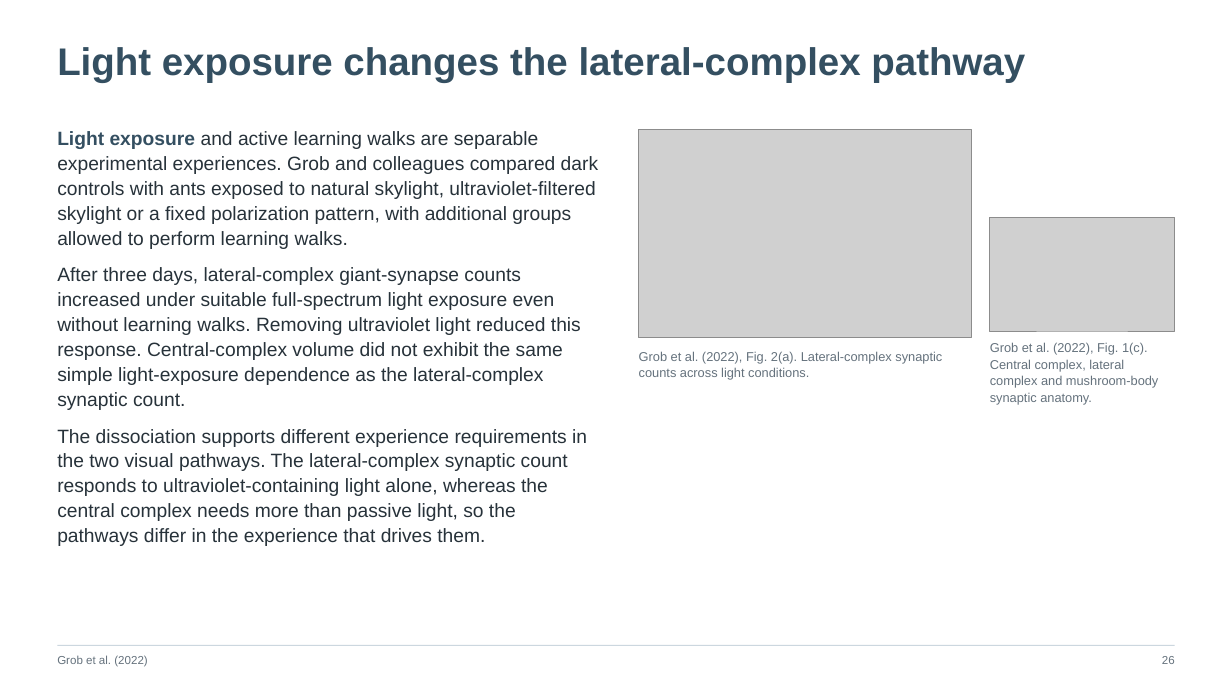
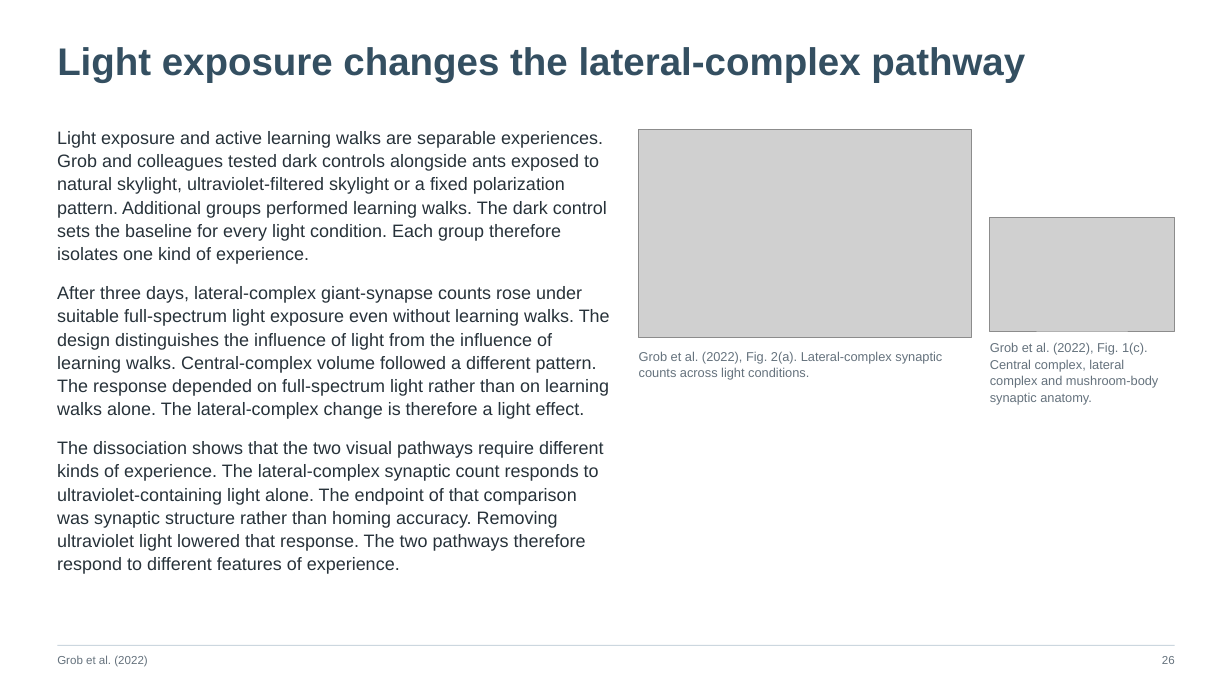
Before and after one commit to jordanxxlopez/NEUROETHOLOGY, a slide deck: slide 34 of scaffolded/Neuroethology_Lecture28_FA2026_SCAFFOLDED.pptx (slide 36 before the commit). Drawn at 1232x693 pixels with LibreOffice and Linux fonts; fonts in the diff are those of the drawing; grey boxes stand for pictures. Boxes give left, top, right and bottom in pixels: in the first picture for what was removed or moved away, otherwise in the second. Text is boxed around its words. In the diff, an @@ line names an element or a change of style, - is before the commit and + after.

```diff
--- a/scaffolded/Neuroethology_Lecture28_FA2026_SCAFFOLDED.pptx
+++ b/scaffolded/Neuroethology_Lecture28_FA2026_SCAFFOLDED.pptx
@@ text at (57, 131, 610, 574): text changed; size 15 to 14 pt @@
-Light exposure and active learning walks are separable experimental experiences. Grob and colleagues compared dark controls with ants exposed to natural skylight, ultraviolet-filtered skylight or a fixed polarization pattern, with additional groups allowed to perform learning walks.
-After three days, lateral-complex giant-synapse counts increased under suitable full-spectrum light exposure even without learning walks. Removing ultraviolet light reduced this response. Central-complex volume did not exhibit the same simple light-exposure dependence as the lateral-complex synaptic count.
-The dissociation supports different experience requirements in the two visual pathways. The lateral-complex synaptic count responds to ultraviolet-containing light alone, whereas the central complex needs more than passive light, so the pathways differ in the experience that drives them.
+Light exposure and active learning walks are separable experiences. Grob and colleagues tested dark controls alongside ants exposed to natural skylight, ultraviolet-filtered skylight or a fixed polarization pattern. Additional groups performed learning walks. The dark control sets the baseline for every light condition. Each group therefore isolates one kind of experience.
+After three days, lateral-complex giant-synapse counts rose under suitable full-spectrum light exposure even without learning walks. The design distinguishes the influence of light from the influence of learning walks. Central-complex volume followed a different pattern. The response depended on full-spectrum light rather than on learning walks alone. The lateral-complex change is therefore a light effect.
+The dissociation shows that the two visual pathways require different kinds of experience. The lateral-complex synaptic count responds to ultraviolet-containing light alone. The endpoint of that comparison was synaptic structure rather than homing accuracy. Removing ultraviolet light lowered that response. The two pathways therefore respond to different features of experience.
```
Also in this commit, not shown: 55 other slides changed, 3 slides added, 3 slides removed, 3 other files.
